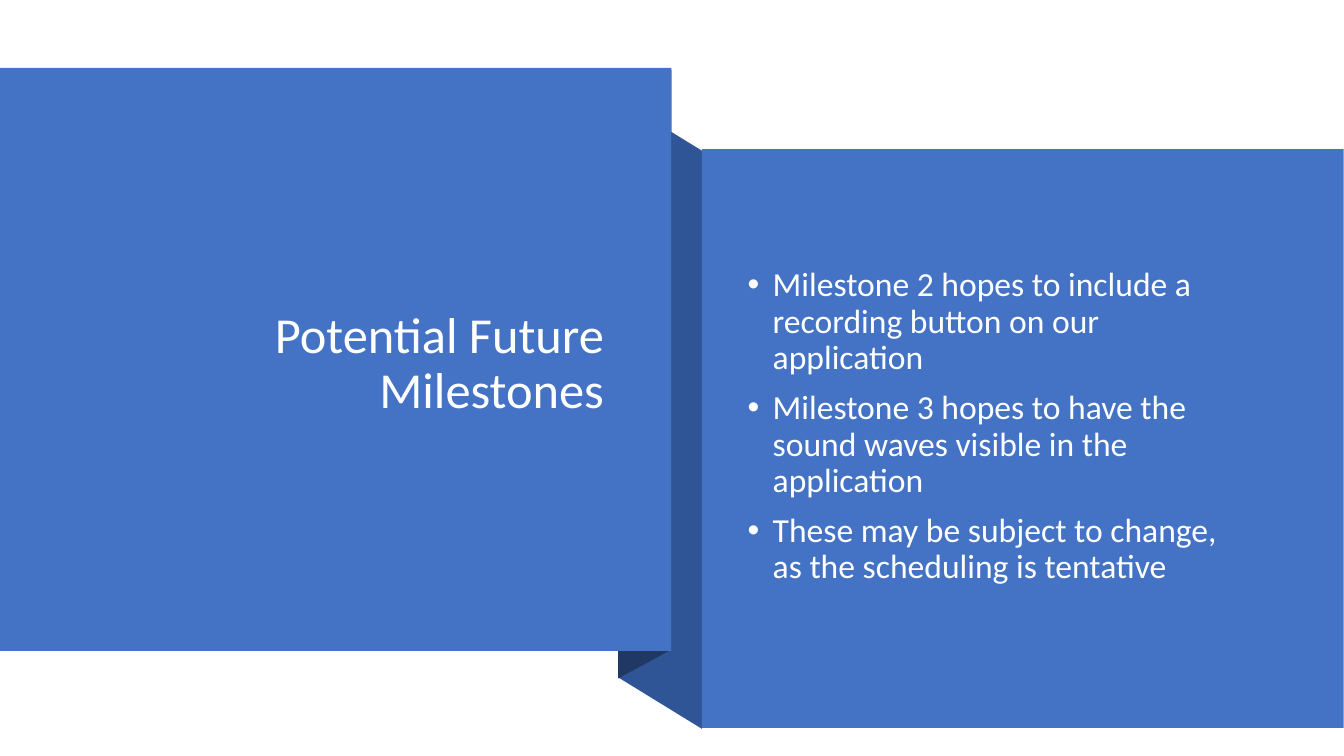
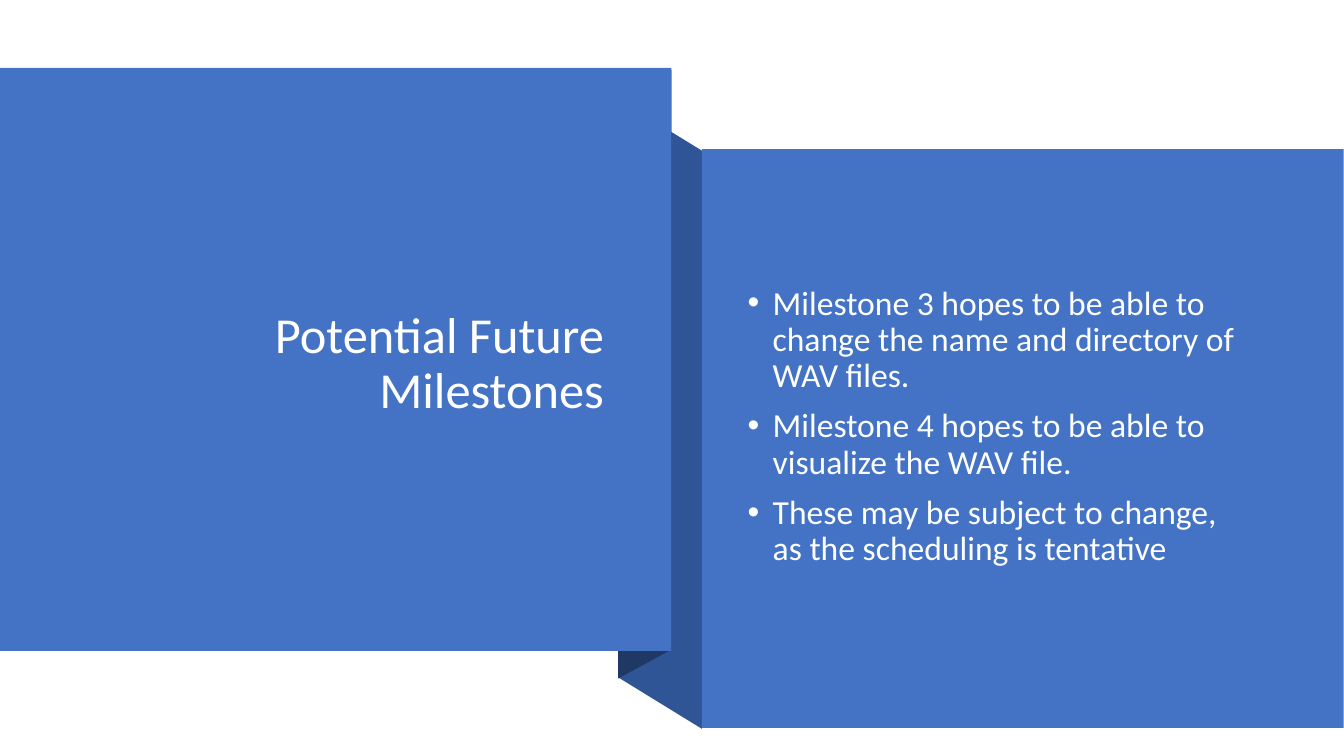
Before and after one commit to Mic-Check-2-Cruise-Control/root, a slide deck: slide 5 of Team Project Analysis-Milestone 2.pptx. Drawn at 1344x756 pixels with LibreOffice and Linux fonts; fonts in the diff are those of the drawing. Boxes give left, top, right and bottom in pixels: in the first picture for what was removed or moved away, otherwise in the second. Text is boxed around its words. In the diff, an @@ line names an element or a change of style, - is before the commit and + after.

Commit message:
added new milestones and my role to ppt

```diff
--- a/Team Project Analysis-Milestone 2.pptx
+++ b/Team Project Analysis-Milestone 2.pptx
@@ text at [773, 291, 1234, 475]: text changed @@
-• Milestone 2 hopes to include a recording button on our application
-• Milestone 3 hopes to have the sound waves visible in the application
+• Milestone 3 hopes to be able to change the name and directory of WAV files.
+• Milestone 4 hopes to be able to visualize the WAV file.
```
Also in this commit, not shown: 3 other slides changed, 2 other files.
